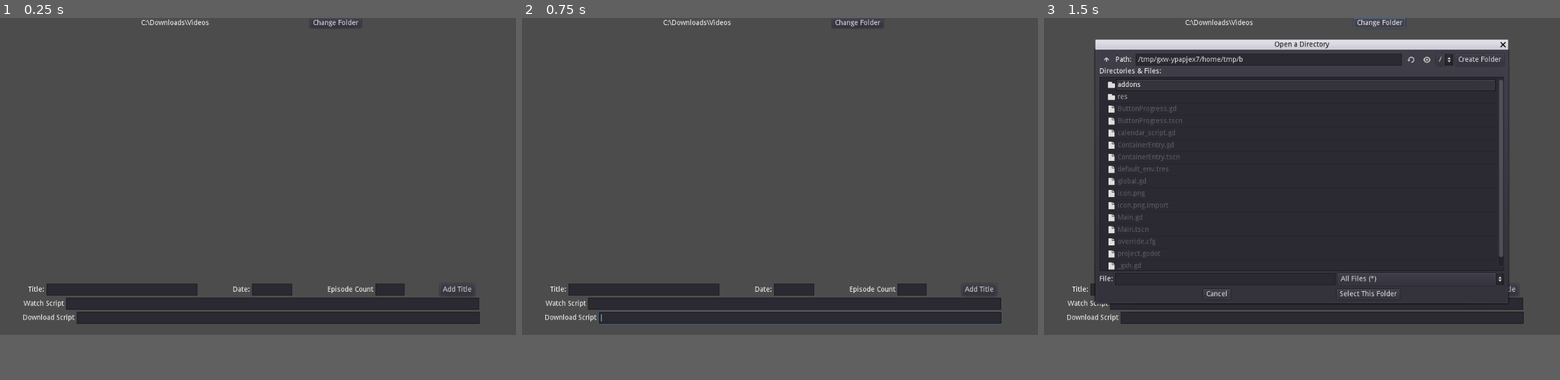
Above: before the commit, frames 1-3 (left to right).
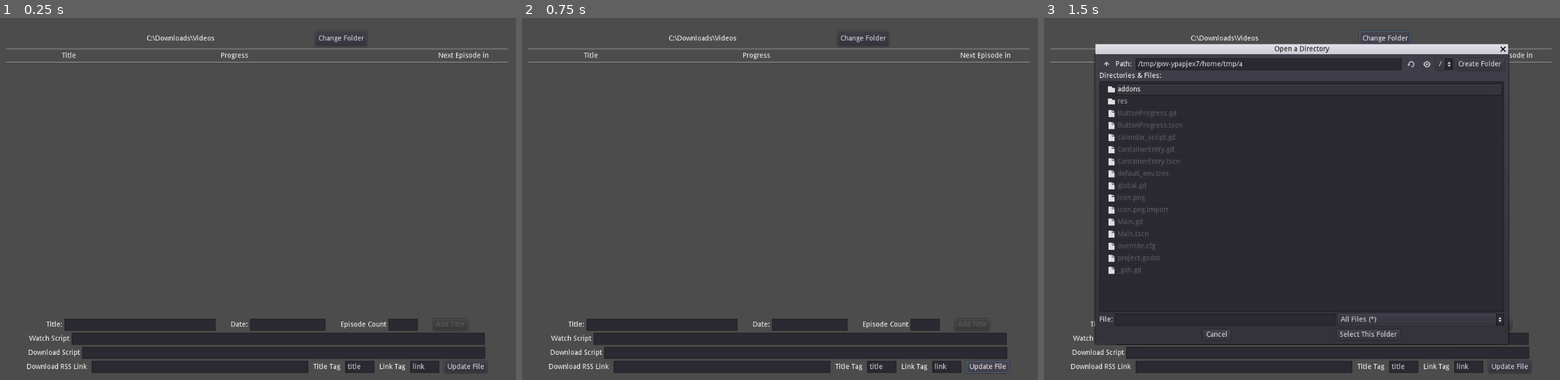
Above: after the commit, the same moments.

Repository: Defnothes/EpisodeTracker
Game: Godot game, scene res://Main.tscn
The game is run twice, just before and just after one commit, with the same random seed, the same clock (stepped at 60 frames per second) and the same inputs.
Inputs (mouse positions are in pixels of both pictures, inside the frame that each line leads up to):
- Up to frame 1 (0.25 s): no input
- Up to frame 2 (0.75 s): click (986, 322) at 0.5 s, where only the run after the commit has a clickable "Update File"
- Up to frame 3 (1.5 s): click "Change Folder" at 1.25 s
In our replay, the window is 800x492 before the commit and 800x562 after it. These sizes can differ from the game's own. Grey fills any space a smaller window leaves; there, only what the larger window draws over its background counts as a difference.

The runs differ from the first frame. In frame 1, 14% of the frame differs, in the area x 0-100%, y 0-100%; in frame 2, 15%; in frame 3, 17%, in the area x 1-99%, y 0-99%.

Commit message:
Added Time functionality and Download UI

Diff:
--- a/ContainerEntry.gd
+++ b/ContainerEntry.gd
@@ -10,37 +10,60 @@
 var date
 var parent = null
 
+var progress_containers = []
+
 # Called when the node enters the scene tree for the first time.
 func _ready():
-	set_epcount(12)
 	date = ''
 
 func set_properties(title, date, epcount,
-					watched,
 					callback_object):
 	$LabelTitle.text = title
 	self.date = date
 	self.watched = watched
+	set_epcount(epcount)
 	$LabelTitle.connect("pressed", callback_object, 'fill_details',
 						[$LabelTitle.text, date, len(episodes)])
 	parent = callback_object
+	set_time_remaining()
+
 func set_epcount(new_epcount):
 	for i in range(len(episodes),new_epcount):
 		var status_button = preload("res://ButtonProgress.tscn").instance()
-		self.add_child(status_button)
+		get_progress_container(i, new_epcount).add_child(status_button)
+		status_button.index = i
 		status_button.set_watched_callback(self, 'set_watched_episode')
 		episodes.append(status_button)
+		check_new_releases()
+		if (i+1)%4==0 and i!=new_epcount-1:
+			var separator = VSeparator.new()
+			get_progress_container(i, new_epcount).add_child(separator)
 	#for i in range(epcount-new_epcount,epcount): -- should be manual reduction
 	#	remove
+
+func get_progress_container(index, limit):
+	var container_index = 0 if limit<16 else index / 12
+	while container_index >= len(progress_containers):
+		var hcontainer = HBoxContainer.new()
+		$ContainerSeasons.add_child(hcontainer)
+		progress_containers.append(hcontainer)
+	return progress_containers[container_index]
+
+func check_new_releases():
+	for ep in episodes:
+		if ep.current_status == Global.status.UNRELEASED and \
+				Global.is_available_by_time(date, ep.index):
+			ep.set_status(Global.status.RELEASED, ep.index)
 
 func set_episode(ep, stat, watch_action, dl_action):
 	ep = ep-1
 	if ep is int:
-		if ep > len(episodes):
-			set_epcount(ep)
+		if ep >= len(episodes):
+			set_epcount(ep+1)
 		episodes[ep].set_status(stat, ep)
 		episodes[ep].set_watch_callback(watch_action)
 		episodes[ep].set_download_callback(dl_action)
+
 
 func set_watched_episode(episode, already_watched):
 	if not already_watched:
@@ -54,3 +77,15 @@
 	for ep in watched_eps:
 		if ep<len(episodes):
 			episodes[ep].set_status(Global.status.WATCHED,ep)
+
+func set_time_remaining():
+	var time_remaining = 9223372036854775807
+	var time_prev = 9223372036854775807
+	for ep in episodes:
+		time_prev = time_remaining
+		time_remaining = Global.seconds_until(date) - 7*24*3600*ep.index
+		if time_prev>=0 and time_remaining<0:
+				break
+
+
+	$LabelTimeRemaining.set_text(Global.seconds_to_string(-time_remaining))
--- a/ContainerEntry.tscn
+++ b/ContainerEntry.tscn
@@ -17,13 +17,24 @@
 rect_min_size = Vector2( 250, 0 )
 text = "asd"
 
-[node name="ContainerProgress" type="HBoxContainer" parent="."]
+[node name="ContainerSeasons" type="VBoxContainer" parent="."]
 margin_left = 254.0
-margin_right = 254.0
+margin_right = 854.0
 margin_bottom = 20.0
+rect_min_size = Vector2( 600, 0 )
 
-[node name="Button" parent="ContainerProgress" instance=ExtResource( 2 )]
+[node name="ContainerProgress" type="HBoxContainer" parent="ContainerSeasons"]
+margin_right = 600.0
+rect_min_size = Vector2( 600, 0 )
+
+[node name="Button" parent="ContainerSeasons/ContainerProgress" instance=ExtResource( 2 )]
 visible = false
+
+[node name="LabelTimeRemaining" type="Label" parent="."]
+margin_left = 858.0
+margin_top = 3.0
+margin_right = 858.0
+margin_bottom = 17.0
 
 [node name="ButtonRunScript" type="Button" parent="."]
 visible = false
--- a/Main.tscn
+++ b/Main.tscn
@@ -14,16 +14,22 @@
 }
 
 [node name="VBoxContainer" type="VBoxContainer" parent="."]
-anchor_right = 1.0
-anchor_bottom = 1.0
-margin_right = -23.9999
+anchor_left = 0.5
+anchor_top = 0.5
+anchor_right = 0.5
+anchor_bottom = 0.5
+margin_left = -499.0
+margin_top = -349.0
+margin_right = 497.0
+margin_bottom = 319.0
 __meta__ = {
 "_edit_use_anchors_": false
 }
 
 [node name="PathContainer" type="HBoxContainer" parent="VBoxContainer"]
-margin_right = 1000.0
-margin_bottom = 20.0
+margin_right = 1003.0
+margin_bottom = 30.0
+rect_min_size = Vector2( 0, 30 )
 custom_constants/separation = 200
 alignment = 1
 __meta__ = {
@@ -31,43 +37,87 @@
 }
 
 [node name="Path" type="Label" parent="VBoxContainer/PathContainer"]
-margin_left = 281.0
-margin_top = 3.0
-margin_right = 416.0
-margin_bottom = 17.0
+margin_left = 283.0
+margin_top = 8.0
+margin_right = 418.0
+margin_bottom = 22.0
 text = "C:\\Downloads\\Videos"
 __meta__ = {
 "_edit_use_anchors_": false
 }
 
 [node name="ChangePath" type="Button" parent="VBoxContainer/PathContainer"]
-margin_left = 616.0
-margin_right = 718.0
-margin_bottom = 20.0
+margin_left = 618.0
+margin_right = 720.0
+margin_bottom = 30.0
 text = "Change Folder"
 align = 2
 __meta__ = {
 "_edit_use_anchors_": false
 }
 
+[node name="HSeparator" type="HSeparator" parent="VBoxContainer"]
+margin_top = 34.0
+margin_right = 1003.0
+margin_bottom = 38.0
+
+[node name="EntriesHeader" type="HBoxContainer" parent="VBoxContainer"]
+margin_top = 42.0
+margin_right = 1003.0
+margin_bottom = 56.0
+
+[node name="LabelTitle" type="Label" parent="VBoxContainer/EntriesHeader"]
+margin_right = 250.0
+margin_bottom = 14.0
+rect_min_size = Vector2( 250, 0 )
+text = "Title"
+align = 1
+
+[node name="LabelProgress" type="Label" parent="VBoxContainer/EntriesHeader"]
+margin_left = 254.0
+margin_right = 654.0
+margin_bottom = 14.0
+rect_min_size = Vector2( 400, 0 )
+text = "Progress"
+align = 1
+
+[node name="LabelTimeRemaining" type="Label" parent="VBoxContainer/EntriesHeader"]
+margin_left = 658.0
+margin_right = 958.0
+margin_bottom = 14.0
+rect_min_size = Vector2( 300, 0 )
+text = "Next Episode in"
+align = 2
+
+[node name="HSeparator4" type="HSeparator" parent="VBoxContainer"]
+margin_top = 60.0
+margin_right = 1003.0
+margin_bottom = 64.0
+
 [node name="ScrollContainer" type="ScrollContainer" parent="VBoxContainer"]
-margin_top = 24.0
-margin_right = 1000.0
-margin_bottom = 524.0
+margin_top = 68.0
+margin_right = 1003.0
+margin_bottom = 568.0
 rect_min_size = Vector2( 100, 500 )
 
 [node name="ContainerEntryList" type="VBoxContainer" parent="VBoxContainer/ScrollContainer"]
 
+[node name="HSeparator2" type="HSeparator" parent="VBoxContainer"]
+visible = false
+margin_top = 546.0
+margin_right = 996.0
+margin_bottom = 550.0
+
 [node name="ContainerActionButtons" type="HBoxContainer" parent="VBoxContainer"]
-margin_top = 528.0
-margin_right = 1000.0
-margin_bottom = 552.0
-custom_constants/separation = 70
+margin_top = 572.0
+margin_right = 1003.0
+margin_bottom = 596.0
+custom_constants/separation = 30
 alignment = 1
 
 [node name="ContainerTitleEdit" type="HBoxContainer" parent="VBoxContainer/ContainerActionButtons"]
-margin_left = 57.0
-margin_right = 393.0
+margin_left = 83.0
+margin_right = 419.0
 margin_bottom = 24.0
 
 [node name="LabelTitle" type="Label" parent="VBoxContainer/ContainerActionButtons/ContainerTitleEdit"]
@@ -86,8 +136,8 @@
 rect_min_size = Vector2( 300, 0 )
 
 [node name="ContainerDateEdit" type="HBoxContainer" parent="VBoxContainer/ContainerActionButtons"]
-margin_left = 463.0
-margin_right = 581.0
+margin_left = 449.0
+margin_right = 637.0
 margin_bottom = 24.0
 
 [node name="LabelDate" type="Label" parent="VBoxContainer/ContainerActionButtons/ContainerDateEdit"]
@@ -98,13 +148,13 @@
 
 [node name="TextEditDate" type="LineEdit" parent="VBoxContainer/ContainerActionButtons/ContainerDateEdit"]
 margin_left = 38.0
-margin_right = 118.0
-margin_bottom = 24.0
-rect_min_size = Vector2( 80, 0 )
+margin_right = 188.0
+margin_bottom = 24.0
+rect_min_size = Vector2( 150, 0 )
 
 [node name="ContainerEpcount" type="HBoxContainer" parent="VBoxContainer/ContainerActionButtons"]
-margin_left = 651.0
-margin_right = 804.0
+margin_left = 667.0
+margin_right = 820.0
 margin_bottom = 24.0
 
 [node name="LabelEpcount" type="Label" parent="VBoxContainer/ContainerActionButtons/ContainerEpcount"]
@@ -120,53 +170,110 @@
 rect_min_size = Vector2( 30, 0 )
 
 [node name="ButtonAddEntry" type="Button" parent="VBoxContainer/ContainerActionButtons"]
-margin_left = 874.0
-margin_right = 943.0
-margin_bottom = 24.0
+margin_left = 850.0
+margin_right = 919.0
+margin_bottom = 24.0
+disabled = true
 text = "Add Title"
 __meta__ = {
 "_edit_use_anchors_": false
 }
 
 [node name="ContainerWatchScript" type="HBoxContainer" parent="VBoxContainer"]
-margin_top = 556.0
-margin_right = 1000.0
-margin_bottom = 580.0
+margin_top = 600.0
+margin_right = 1003.0
+margin_bottom = 624.0
 alignment = 1
 
 [node name="LabelWatchScript" type="Label" parent="VBoxContainer/ContainerWatchScript"]
+margin_left = 49.0
+margin_top = 5.0
+margin_right = 129.0
+margin_bottom = 19.0
+text = "Watch Script"
+
+[node name="LineEditWatchScript" type="LineEdit" parent="VBoxContainer/ContainerWatchScript"]
+margin_left = 133.0
+margin_right = 953.0
+margin_bottom = 24.0
+rect_min_size = Vector2( 820, 0 )
+
+[node name="ContainerDownloadScript" type="HBoxContainer" parent="VBoxContainer"]
+margin_top = 628.0
+margin_right = 1003.0
+margin_bottom = 652.0
+alignment = 1
+
+[node name="LabelDownloadScript" type="Label" parent="VBoxContainer/ContainerDownloadScript"]
 margin_left = 48.0
 margin_top = 5.0
-margin_right = 128.0
-margin_bottom = 19.0
-text = "Watch Script"
-
-[node name="LineEditWatchScript" type="LineEdit" parent="VBoxContainer/ContainerWatchScript"]
-margin_left = 132.0
-margin_right = 952.0
-margin_bottom = 24.0
-rect_min_size = Vector2( 820, 0 )
-
-[node name="ContainerDownloadScript" type="HBoxContainer" parent="VBoxContainer"]
-margin_top = 584.0
-margin_right = 1000.0
-margin_bottom = 608.0
-alignment = 1
-
-[node name="LabelDownloadScript" type="Label" parent="VBoxContainer/ContainerDownloadScript"]
-margin_left = 46.0
-margin_top = 5.0
-margin_right = 149.0
+margin_right = 151.0
 margin_bottom = 19.0
 text = "Download Script"
 
 [node name="LineEditDownloadScript" type="LineEdit" parent="VBoxContainer/ContainerDownloadScript"]
-margin_left = 153.0
-margin_right = 953.0
+margin_left = 155.0
+margin_right = 955.0
 margin_bottom = 24.0
 rect_min_size = Vector2( 800, 0 )
+
+[node name="ContainerRSS" type="HBoxContainer" parent="VBoxContainer"]
+margin_top = 656.0
+margin_right = 1003.0
+margin_bottom = 680.0
+custom_constants/separation = 10
+alignment = 1
+
+[node name="LabelRSS" type="Label" parent="VBoxContainer/ContainerRSS"]
+margin_left = 44.0
+margin_top = 5.0
+margin_right = 163.0
+margin_bottom = 19.0
+text = "Download RSS Link"
+
+[node name="LineEditRSS" type="LineEdit" parent="VBoxContainer/ContainerRSS"]
+margin_left = 173.0
+margin_right = 603.0
+margin_bottom = 24.0
+rect_min_size = Vector2( 430, 0 )
+
+[node name="LabelTagTitle" type="Label" parent="VBoxContainer/ContainerRSS"]
+margin_left = 613.0
+margin_top = 5.0
+margin_right = 666.0
+margin_bottom = 19.0
+text = "Title Tag"
+
+[node name="LineEditTitleTag" type="LineEdit" parent="VBoxContainer/ContainerRSS"]
+margin_left = 676.0
+margin_right = 734.0
+margin_bottom = 24.0
+rect_min_size = Vector2( 50, 0 )
+text = "title"
+
+[node name="LabelTagLink" type="Label" parent="VBoxContainer/ContainerRSS"]
+margin_left = 744.0
+margin_top = 5.0
+margin_right = 795.0
+margin_bottom = 19.0
+text = "Link Tag"
+
+[node name="LineEditLinkTag" type="LineEdit" parent="VBoxContainer/ContainerRSS"]
+margin_left = 805.0
+margin_right = 863.0
+margin_bottom = 24.0
+rect_min_size = Vector2( 50, 0 )
+text = "link"
+
+[node name="ButtonUpdateRSS" type="Button" parent="VBoxContainer/ContainerRSS"]
+margin_left = 873.0
+margin_right = 958.0
+margin_bottom = 24.0
+text = "Update File"
 
 [node name="Background" type="Sprite" parent="."]
 [connection signal="pressed" from="VBoxContainer/PathContainer/ChangePath" to="." method="_on_ChangePath_pressed"]
 [connection signal="text_changed" from="VBoxContainer/ContainerActionButtons/ContainerTitleEdit/TextEditTitle" to="." method="_on_TextEditTitle_text_changed"]
+[connection signal="text_changed" from="VBoxContainer/ContainerActionButtons/ContainerDateEdit/TextEditDate" to="." method="_on_TextEditDate_text_changed"]
+[connection signal="text_changed" from="VBoxContainer/ContainerActionButtons/ContainerEpcount/TextEditEpcount" to="." method="_on_TextEditEpcount_text_changed"]
 [connection signal="pressed" from="VBoxContainer/ContainerActionButtons/ButtonAddEntry" to="." method="_on_ButtonAddEntry_pressed"]
--- a/global.gd
+++ b/global.gd
@@ -21,17 +21,86 @@
 }
 
 var default_epnr_regex : RegEx
+var time_regex : RegEx
 
 # Called when the node enters the scene tree for the first time.
 func _ready():
 	default_epnr_regex = RegEx.new()
+	time_regex = RegEx.new()
 	var _err = default_epnr_regex.compile('- (\\d\\d)')
+	_err = time_regex.compile('(\\d+)[\\./](\\d+)[\\./](\\d+) (\\d+):(\\d+)')
+
 	for key in status2icon.keys():
 		var im = status2icon[key].get_data()
 		im.resize(16,16)
 		status2icon[key] = ImageTexture.new()
 		status2icon[key].create_from_image(im)
 
+func unix_time_from_string(time_string):
+	time_string += (' 1:00')
+	var time_res = time_regex.search(time_string)
+	if time_res == null:
+		print('Invalid date string')
+		return null
+
+	var time_dict = {'year': time_res.get_string(1),
+					'month' : time_res.get_string(2),
+					'day' : time_res.get_string(3),
+					'hour': time_res.get_string(4),
+					'minute': time_res.get_string(5)}
+	if int(time_dict['year']) <100:
+		time_dict['year'] = '20' + time_dict['year']
+
+	return OS.get_unix_time_from_datetime(time_dict)
+
+func is_available_by_time(release_date, weeks_passed, pt=false):
+	var secs_left = seconds_until(release_date)
+	if pt:
+		#print(OS.get_time_zone_info()['bias'])
+		print (secs_left,
+		' : ',secs_left/3600.0/24.0/7.0,
+		 ' ', weeks_passed)
+	return secs_left/3600.0/24.0/7.0>=weeks_passed
+
+func seconds_until(release_date):
+	if release_date == null:
+		print('The release date is invalid')
+		return false
+	var date_to_unix = Global.unix_time_from_string(release_date)
+	if date_to_unix == null:
+		print('The release date is invalid')
+		return false
+
+	#This compensates for GMTK and timezones.
+	var current_time = OS.get_unix_time_from_datetime(OS.get_datetime())
+
+	return current_time - date_to_unix
+
+func seconds_to_string(time_seconds):
+	time_seconds += 0
+	var time :String
+	var minutes_left = time_seconds / 60
+	var hrs_left =  time_seconds/ 3600
+	var days_left = hrs_left / 24
+
+	if time_seconds<0:
+		time = '-'
+	elif days_left>0:
+		time = str(time_seconds/24/3600)
+		if days_left>1:
+			time += ' days'
+		else:
+			time += ' day'
+	elif hrs_left>0:
+		time += str(hrs_left)
+		if hrs_left>1:
+			time+= ' hrs '
+		else:
+			time += 'hr '
+	elif minutes_left>=0:
+		time += str(minutes_left)
+		time += ' min'
+	return time
 
 func list_files_in_directory(path):
 	var file_list = []
--- a/project.godot
+++ b/project.godot
@@ -25,7 +25,7 @@
 
 [display]
 
-window/size/height=630
+window/size/height=720
 
 [editor_plugins]
 
